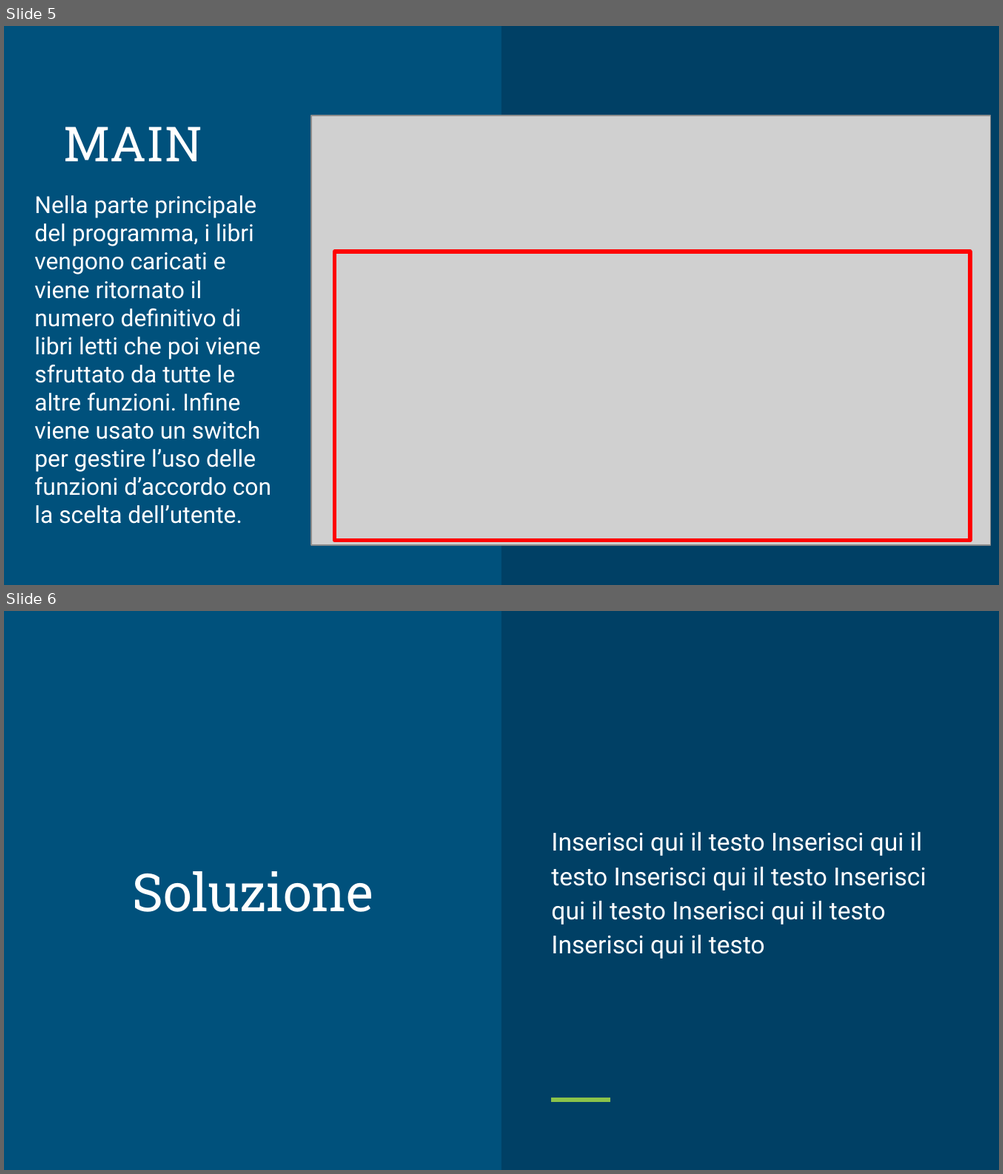
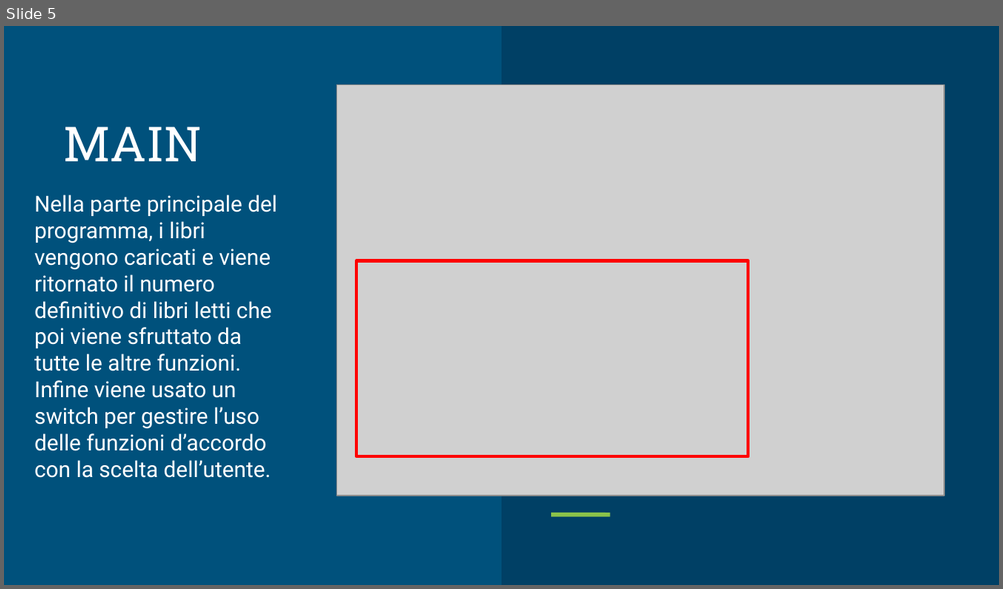
Before and after one commit to TarikMansour/C-2024-2025, a slide deck: Progettazione.pptx. Shown one above the other, each under a label of ours: slides 5 and 6 before the commit, slide 5 after it. The pictures are 1003x1174 and 1003x589 pixels, drawn with LibreOffice and Linux fonts; fonts in the diff are those of the drawing; grey boxes stand for pictures. Boxes give left, top, right and bottom in pixels: in the first picture for what was removed or moved away, otherwise in the second. Text is boxed around its words. In the diff, an @@ line names an element or a change of style, - is before the commit and + after.

```diff
--- a/Progettazione.pptx
+++ b/Progettazione.pptx
@@ slide 6 removed at [4,611,999,1170], background #00517C; not listed: 1 template element that a slide beside it also shows @@
@@ text removed at [551,832,925,959] @@
-Inserisci qui il testo Inserisci qui il testo Inserisci qui il testo Inserisci qui il testo Inserisci qui il testo Inserisci qui il testo
@@ title removed at [132,871,373,912] @@
-Soluzione
@@ line removed from (551, 1100) to (609, 1100) @@
@@ slide 5 changed as well @@
@@ picture: place and size @@
-picture at [311,116,990,545]
+picture at [337,84,944,495]
@@ text "Nella parte principale del programma, ..." at [34,195,277,478]: size 17 to 16 pt @@
@@ rectangle removed at [334,252,970,541] @@
@@ rectangle added at [356,261,748,457], outline #FF0000 2.3 pt @@
@@ freeform shape added at [551,515,609,515], outline #8BC34A 3 pt @@
```
Also in this commit, not shown: 4 other slides changed.
